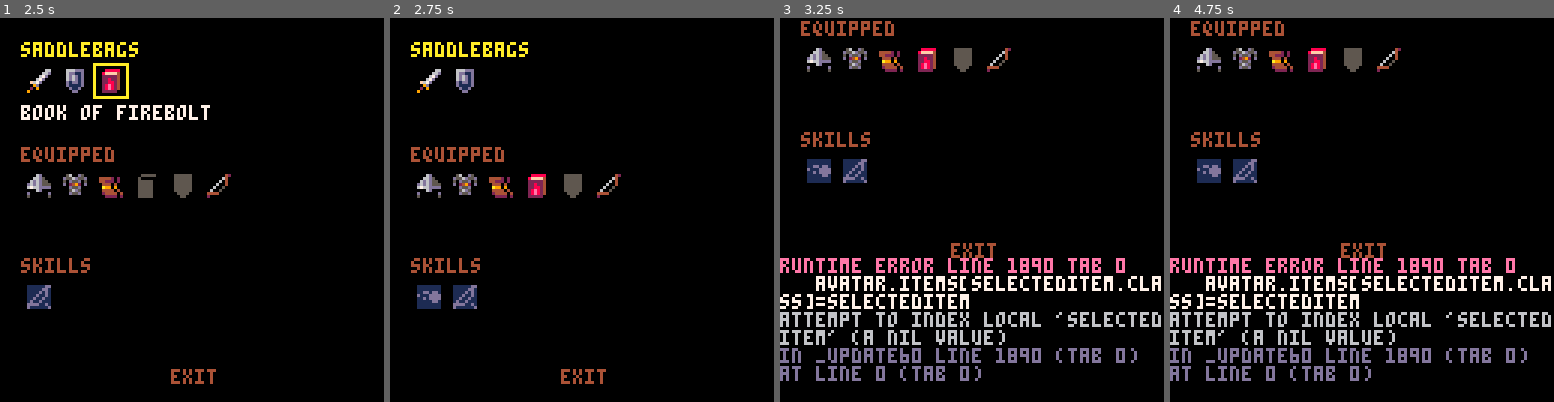
Above: before the commit, frames 1-4 (left to right).
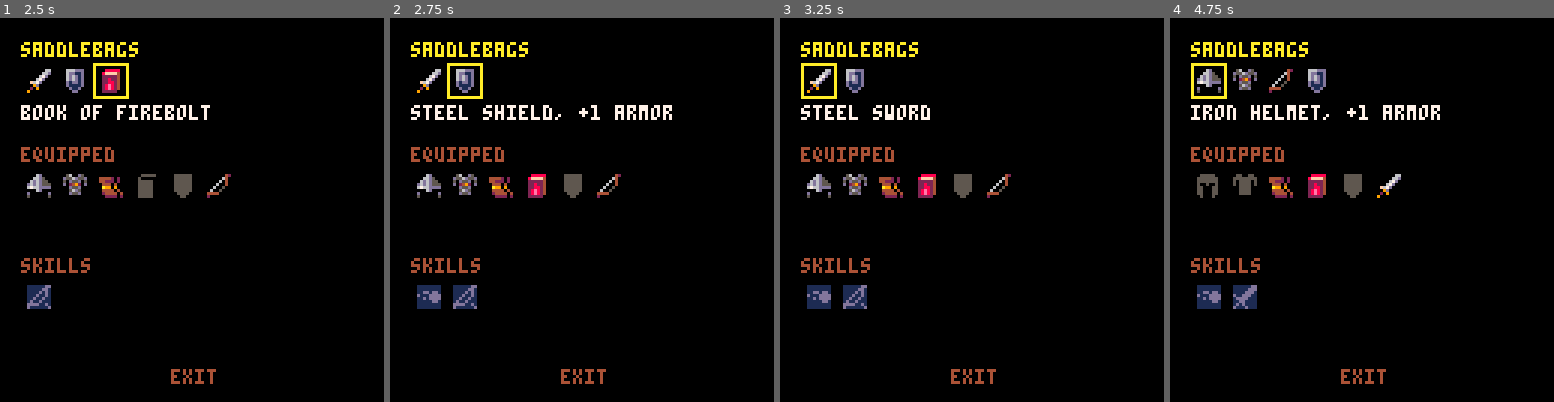
Above: after the commit, the same moments.

Repository: ironchestgames/pico-8-carts
Game: PICO-8 cartridge epicevilender.p8
The game is run twice, just before and just after one commit, with the same random seed, the same clock (stepped at 60 frames per second) and the same inputs.
Inputs:
- Up to frame 1 (2.5 s): tap X (X key) at 0.33, 1.07, 1.85 s; tap O (Z key) at 0.7, 1.7, 2.1 s; hold Right 1.6-2.1 s; hold Up 2.15-2.42 s; hold Right from 2.47 s (still down)
- Up to frame 2 (2.75 s): keep holding Right; tap O (Z key) at 2.5 s
- Up to frame 3 (3.25 s): tap O (Z key) at 2.9 s; tap X (X key) at 2.97 s; release Right at 3.03 s; hold Left from 3.08 s (still down)
- Up to frame 4 (4.75 s): tap O (Z key) every 0.4 s from 3.3 to 4.5 s; release Left at 3.58 s; hold Down 3.63-3.97 s; hold Right 4.02-4.68 s; tap X (X key) at 4.08 s; hold Up from 4.73 s (still down)

Frame 1 is identical in both runs. In frame 2, 1.3% of the frame differs, in the area x 5-74%, y 11-27%; in frame 3, 16%; in frame 4, 16%, in the area x 0-100%, y 0-96%.
Error before the commit: runtime error line 1890 tab 0; avatar.items[selecteditem.class]=selecteditem; attempt to index local 'selecteditem' (a nil value)

Commit message:
epicevilender - tweaks to equip screen

Diff:
--- a/epicevilender.p8
+++ b/epicevilender.p8
@@ -1901,6 +1901,8 @@
       avatar.items.weapon.twohand then
     avatar.items.weapon=nil
    end
+
+   inventorycur=mid(1,inventorycur,#inventory-1)
   end
 
  -- equipped
@@ -1955,15 +1957,18 @@
 
  cls(0)
 
+ local col=0
+
  -- draw inventory section
  local offsetx=0
  local y=17
  local i=1
  if sectioncur == 1 then
-  print('saddlebags',7,y-9,10)
+  col=10
  else
-  print('saddlebags',7,y-9,4)
- end
+  col=4
+ end
+ print('saddlebags',7,y-9,col)
  for item in all(inventory) do
   spr(item.sprite,9+offsetx,y)
   if sectioncur == 1 and i == inventorycur then
@@ -1990,10 +1995,11 @@
  y=52
  i=1
  if sectioncur == 2 then
-  print('equipped',7,y-9,10)
+  col=10
  else
-  print('equipped',7,y-9,4)
- end
+  col=4
+ end
+ print('equipped',7,y-9,col)
  for slot in all(equipslots) do
   local item=avatar.items[slot[1]]
   if item == nil then
@@ -2009,6 +2015,14 @@
     9+offsetx+9,
     y+9,
     10)
+
+   if item then
+    print(
+     item.name,
+     7,
+     y+12,
+     7)
+   end
   end
 
   offsetx+=12
@@ -2020,10 +2034,11 @@
  y=89
  i=1
  if sectioncur == 3 then
-  print('skills',7,y-9,10)
+  col=10
  else
-  print('skills',7,y-9,4)
- end
+  col=4
+ end
+ print('skills',7,y-9,col)
  for skill in all(availableskills) do
   spr(skill.sprite,9+offsetx,y)
   if sectioncur == 3 and i == availableskillscur then
@@ -2048,11 +2063,11 @@
 
  -- draw exit button
  if sectioncur == 4 then
-  print('exit',57,117,10)
+  col=10
  else
-  print('exit',57,117,4)
- end
-
+  col=4
+ end
+ print('exit',57,117,col)
 
 end
 
